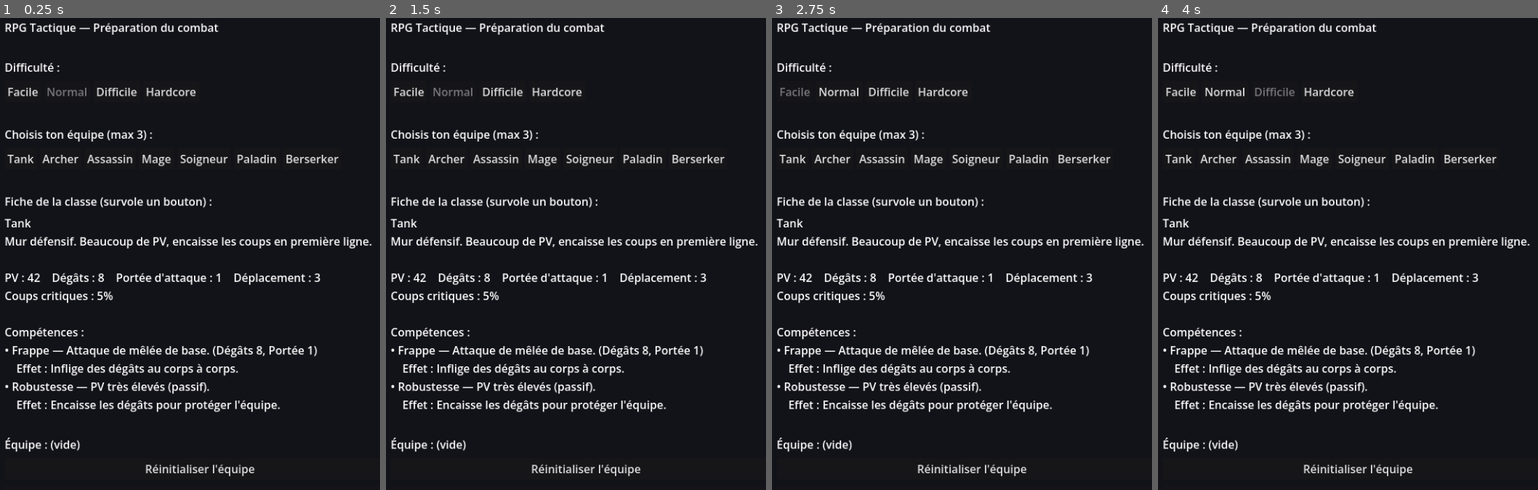
Above: before the commit, frames 1-4 (left to right).
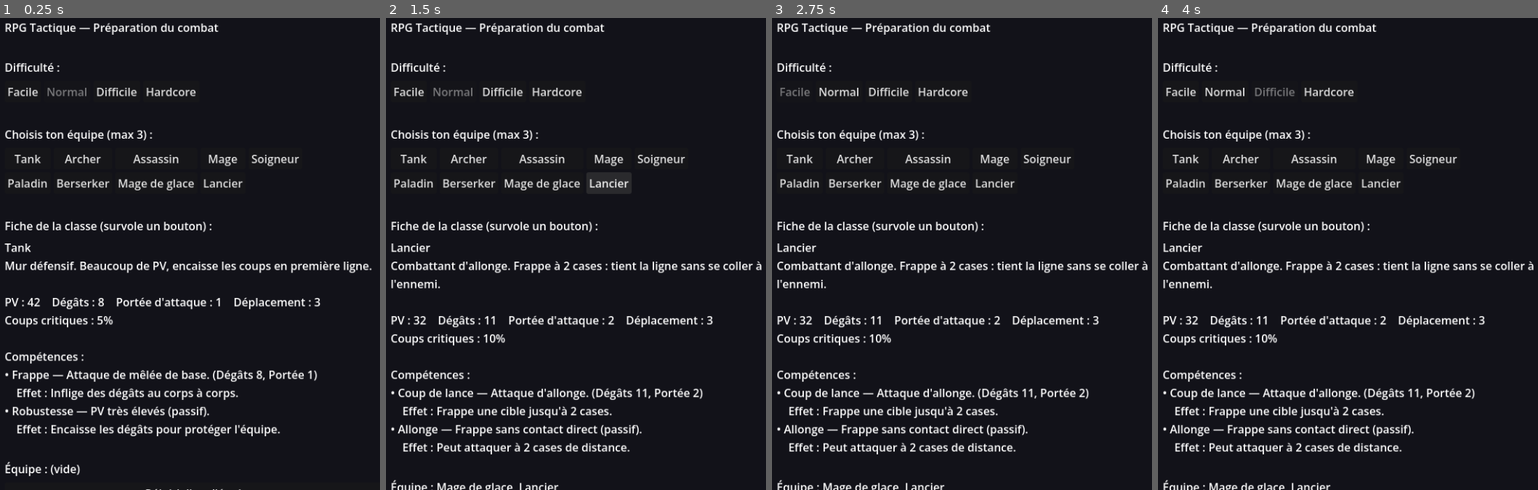
Above: after the commit, the same moments.

Repository: bodji27200-web/mon-jeux-video-
Game: Godot game, scene res://TeamSelect.tscn
The game is run twice, just before and just after one commit, with the same random seed, the same clock (stepped at 60 frames per second) and the same inputs.
Inputs (mouse positions are in pixels of both pictures, inside the frame that each line leads up to):
- Up to frame 1 (0.25 s): no input
- Up to frame 2 (1.5 s): click (541, 183) at 0.5 s, where only the run after the commit has a clickable "Mage de glace"; click (610, 183) at 1.25 s, where only the run after the commit has a clickable "Lancier"
- Up to frame 3 (2.75 s): click "Facile" at 2 s
- Up to frame 4 (4 s): click "Normal" at 2.75 s; click "Difficile" at 3.5 s

The runs differ from the first frame. In frame 1, 13% of the frame differs, in the area x 1-98%, y 28-100%; in frame 2, 13%, in the area x 1-99%, y 28-100%; in frame 3, 13%; in frame 4, 13%.

Commit message:
Classes: ajout Mage de glace (ralentissement) et Lancier (allonge) + debuff Gel

Diff:
--- a/AI.gd
+++ b/AI.gd
@@ -39,7 +39,7 @@
 	for u in units:
 		if u != unit and u.is_alive():
 			occupied[u.grid_position] = true
-	var candidates: Array = grid.get_reachable_cells(unit.grid_position, unit.data.move_range, occupied)
+	var candidates: Array = grid.get_reachable_cells(unit.grid_position, unit.move_range(), occupied)
 	candidates.append(unit.grid_position)
 
 	# Rien à faire : se replier loin des ennemis.
--- a/Battle.gd
+++ b/Battle.gd
@@ -59,7 +59,7 @@
 
 
 func _show_moves(unit: Node) -> void:
-	grid.move_cells = grid.get_reachable_cells(unit.grid_position, unit.data.move_range, _occupied(unit))
+	grid.move_cells = grid.get_reachable_cells(unit.grid_position, unit.move_range(), _occupied(unit))
 	grid.target_cells = []
 	grid.heal_cells = []
 	grid.queue_redraw()
--- a/GameData.gd
+++ b/GameData.gd
@@ -76,6 +76,26 @@
 			{"name": "Agressivité", "description": "Se déplace loin pour atteindre ses cibles.", "effect": "Grande portée de déplacement (passif)."},
 		],
 	},
+	"mage_glace": {
+		"name": "Mage de glace", "color": Color(0.55, 0.80, 1.00), "symbol": "G",
+		"description": "Contrôle. Ralentit ses cibles à distance pour les empêcher de fuir ou d'approcher.",
+		"max_hp": 21, "move_range": 3, "attack": 9, "attack_range": 3,
+		"crit_chance": 0.10, "behavior": "kite", "on_hit": "gel", "role": "ranged",
+		"skills": [
+			{"name": "Éclat de givre", "description": "Attaque de glace à distance.", "effect": "Inflige des dégâts à distance.", "damage": 9, "range": 3},
+			{"name": "Gel", "description": "Chaque tir ralentit la cible.", "effect": "Applique Gel : -2 déplacement pendant 2 tours.", "range": 3},
+		],
+	},
+	"lancier": {
+		"name": "Lancier", "color": Color(0.60, 0.65, 0.70), "symbol": "L",
+		"description": "Combattant d'allonge. Frappe à 2 cases : tient la ligne sans se coller à l'ennemi.",
+		"max_hp": 32, "move_range": 3, "attack": 11, "attack_range": 2,
+		"crit_chance": 0.10, "behavior": "melee", "role": "melee",
+		"skills": [
+			{"name": "Coup de lance", "description": "Attaque d'allonge.", "effect": "Frappe une cible jusqu'à 2 cases.", "damage": 11, "range": 2},
+			{"name": "Allonge", "description": "Frappe sans contact direct (passif).", "effect": "Peut attaquer à 2 cases de distance."},
+		],
+	},
 }
 
 # Difficultés (les effets sont appliqués à l'étape 9 dans l'IA et les dégâts).
@@ -94,6 +114,7 @@
 	"regen":    {"name": "Régénération", "duration": 3, "heal_per_turn": 5},
 	"bouclier": {"name": "Bouclier",     "duration": 2, "dmg_taken_mult": 0.5},
 	"force":    {"name": "Force",        "duration": 2, "dmg_dealt_mult": 1.5},
+	"gel":      {"name": "Gel",          "duration": 2, "move_penalty": 2},
 }
 
 # Sélections courantes (définies à l'écran de préparation, étape 6).
--- a/TeamSelect.gd
+++ b/TeamSelect.gd
@@ -34,7 +34,9 @@
 		_diff_buttons[d] = b
 
 	root.add_child(_section("Choisis ton équipe (max %d) :" % MAX_TEAM))
-	var class_box := HBoxContainer.new()
+	# Grille pour éviter que la rangée de classes déborde de la fenêtre.
+	var class_box := GridContainer.new()
+	class_box.columns = 5
 	root.add_child(class_box)
 	for cid in GameData.CLASSES:
 		var b := Button.new()
--- a/Unit.gd
+++ b/Unit.gd
@@ -44,6 +44,15 @@
 	if data.behavior == "heal":
 		return int(data.get("heal_range", data.attack_range))
 	return int(data.attack_range)
+
+
+# Déplacement effectif : portée de base réduite par les debuffs (gel...), min 1.
+func move_range() -> int:
+	var m := int(data.move_range)
+	for b in buffs:
+		if b.has("move_penalty"):
+			m -= int(b.move_penalty)
+	return max(1, m)
 
 
 func move_to(cell: Vector2i) -> void:
@@ -162,5 +171,7 @@
 			c = Color(0.30, 0.50, 1.00)
 		elif b.has("dmg_dealt_mult"):
 			c = Color(0.95, 0.60, 0.20)
+		elif b.has("move_penalty"):
+			c = Color(0.55, 0.85, 1.00)
 		draw_circle(Vector2(bx + 4.0, RADIUS + 12.0), 4.0, c)
 		bx += 11.0
